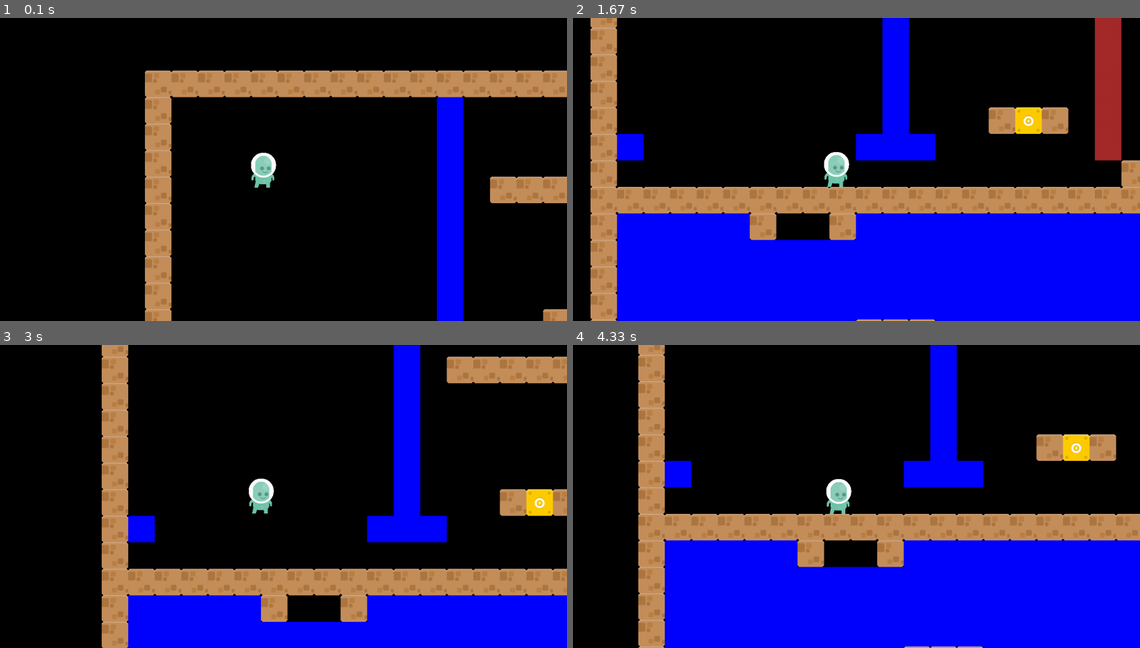
Above: before the commit, frames 1-4 (two rows, left to right).
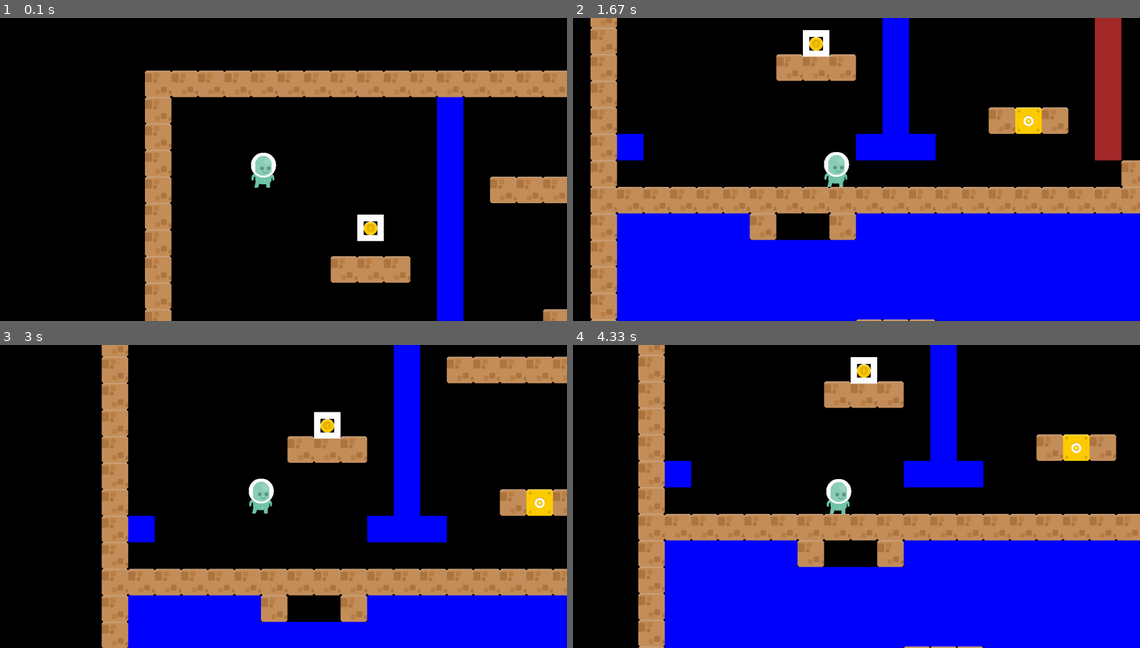
Above: after the commit, the same moments.

Repository: MahentNik/Project_pygame
Game: pygame game, started from main.py
Same seed, same stepped clock (60 frames per second), same inputs: the game is played once before the commit and once after it.
Inputs:
- Up to frame 1 (0.1 s): no input
- Up to frame 2 (1.67 s): hold Right 0.33-0.8 s; hold Up 0.83-1.13 s; hold Right 1.17-1.63 s
- Up to frame 3 (3 s): hold Left 1.67-2.2 s; tap Space at 2.57 s; hold Left from 2.9 s (still down)
- Up to frame 4 (4.33 s): release Left at 3.3 s; hold Up 3.33-3.7 s; hold Right from 3.73 s (still down)

The runs differ from the first frame. In frame 1, 1.7% of the frame differs, in the area x 58-73%, y 64-88%; in frame 2, 1.6%; in frame 3, 1.6%; in frame 4, 1.6%.

Commit message:
сделал класс монеты (обчный спавн работает, но не работает спавн через ломание блока с монетой)

Diff:
--- a/items.py
+++ b/items.py
@@ -1,15 +1,42 @@
 import pygame
+import random
+
+gravity = 0.25
 
 
 class Items(pygame.sprite.Sprite):
-    def __init__(self, pos_x, pos_y, *groups):
-        pass
-    # класс предметов которые жат на земле
+    def __init__(self, *groups):
+        super().__init__(groups)
+    # класс предметов которые лежат на земле
     # их можно подобрать
 
 
 class Coin(Items):
-    pass
+    def __init__(self, x, y, tile_width, tile_height, coin_im, *groups):
+        super().__init__(groups)
+        self.image = coin_im
+        self.rect = self.image.get_rect().move(tile_width * x,
+                                               tile_height * y)
+
+        self.gravity = gravity
+
+        num1 = range(-5, 6)
+        num2 = range(4, 5)
+
+        self.vx = random.choice(num1)
+        self.vy = random.choice(num2)
+
+    def update(self, ground_group):
+        if not self.collide(self, ground_group):
+            self.vy += self.gravity
+            self.rect.x += self.vx
+            self.rect.y += self.vy
+        else:
+            self.vx, self.vy = 0, 0
+
+    def collide(self, player, group, status=False):
+        return pygame.sprite.spritecollide(player, group, status)
+
     # класс монета
 
 
--- a/main.py
+++ b/main.py
@@ -7,6 +7,7 @@
 from ladder import Ladder
 from camera import Camera
 from coin_box import CoinBox
+from items import Coin
 
 # основные переменные
 WINDOW_SIZE = WIDTH, HEIGHT = 1600, 800
@@ -20,8 +21,8 @@
     "-   @      w             -",
     "-          w ------l--   -",
     "-          w       l     -",
-    "-          w       l     -",
-    "-          w       l     -",
+    "-       c  w       l     -",
+    "-      --- w       l     -",
     "-          w       l     -",
     "-          w   -k- l     -",
     "-w        www      l     -",
@@ -58,7 +59,7 @@
     return image
 
 
-def create_level(name_level, hero_im, brick, coin_box, air_im=None, water_im=None,
+def create_level(name_level, hero_im, brick, coin_box, coin_im, air_im=None, water_im=None,
                  ladder_im=None):  # потом следует изменить отправление текстур (если будет несколько уровней)
     for y in range(len(name_level)):
         for x in range(len(name_level[y])):
@@ -68,13 +69,17 @@
                 Ground(x, y, tile_width, tile_height, brick, let_group, ground_group, all_sprites)
             elif name_level[y][x] == '@':
                 Air(x, y, tile_width, tile_height, air_group, all_sprites)
-                hero = Hero(x, y, tile_width, tile_height, hero_im, hero_group, all_sprites)
+                hero = Hero(x, y, tile_width, tile_height, hero_im, coin_im, coin_group, all_sprites,
+                            hero_group, all_sprites)
             elif name_level[y][x] == 'w':
                 Water(x, y, tile_width, tile_height, water_group, all_sprites)
             elif name_level[y][x] == 'l':
                 Ladder(x, y, tile_width, tile_height, ladder_group, all_sprites)
             elif name_level[y][x] == "k":
                 CoinBox(x, y, tile_width, tile_height, coin_box, let_group, coin_box_group, air_group, all_sprites)
+            elif name_level[y][x] == "c":
+                Air(x, y, tile_width, tile_height, air_group, all_sprites)
+                Coin(x, y - 1, 70, 70, coin_im, coin_group, all_sprites)
     return hero, x, y
 
 
@@ -87,9 +92,10 @@
     hero_im = load_image('p1_stand.png')
     brick = load_image("brickWall.png")
     coin_box = load_image("boxCoin.png")
+    coin_im = load_image("coinGold.png")
 
     clock = pygame.time.Clock()
-    hero, level_x, level_y = create_level(PRIMITIVE_LEVEL, hero_im, brick, coin_box)
+    hero, level_x, level_y = create_level(PRIMITIVE_LEVEL, hero_im, brick, coin_box, coin_im)
     camera = Camera((level_x, level_y), WIDTH, HEIGHT)
     is_left = is_right = False
     up = False
@@ -131,6 +137,7 @@
         hero.update(is_left, is_right, up, wat_up, wat_down, let_group, water_group, ladder_group, enemy_group,
                     coin_group, air_group, coin_box_group
                     )
+        coin_group.update(ground_group)
         screen.fill("Black")
         ladder_group.draw(screen)
         water_group.draw(screen)
@@ -138,6 +145,7 @@
         hero_group.draw(screen)
         ground_group.draw(screen)
         coin_box_group.draw(screen)
+        coin_group.draw(screen)
 
         pygame.display.flip()
         clock.tick(FPS)
--- a/player.py
+++ b/player.py
@@ -1,5 +1,6 @@
 import pygame
 import math
+from items import Coin
 
 JUMP_POWER = 10
 HERO_SPEED = 6
@@ -11,11 +12,13 @@
 
 
 class Hero(pygame.sprite.Sprite):
-    def __init__(self, pos_x, pos_y, tile_width, tile_height, image, *groups):
+    def __init__(self, pos_x, pos_y, tile_width, tile_height, image, coin_im, coin_group, all_sprites, *groups):
         super().__init__(groups)
         self.image = image
         self.rect = self.image.get_rect().move(tile_width * pos_x,
                                                tile_height * pos_y)
+        self.coin_im = coin_im
+        self.group = coin_group, all_sprites
 
         # статы
         self.vx = 0
@@ -53,7 +56,11 @@
                     self.vy = 0
 
                 if vy < 0:
-                    self.other_collide(self, coin_box_group, True)
+                    if self.other_collide(self, coin_box_group):
+                        sp = self.other_collide(self, coin_box_group, True)
+                        for i in sp:
+                            x, y = i.rect.x, i.rect.y
+                            Coin(x, y - 1, 70, 70, self.coin_im, self.group)
                     self.rect.top = tile.rect.bottom
                     self.vy = 0
 
@@ -131,7 +138,7 @@
 
         if self.other_collide(self, enemy_group):
             self.HP -= 1
-        if self.other_collide(self, coin_group):
+        if self.other_collide(self, coin_group, True):
             self.coin_counter += 1
         if self.other_collide(self, water_group):
             self.visible_o2 = True
Binary file added: data/coinGold.png
